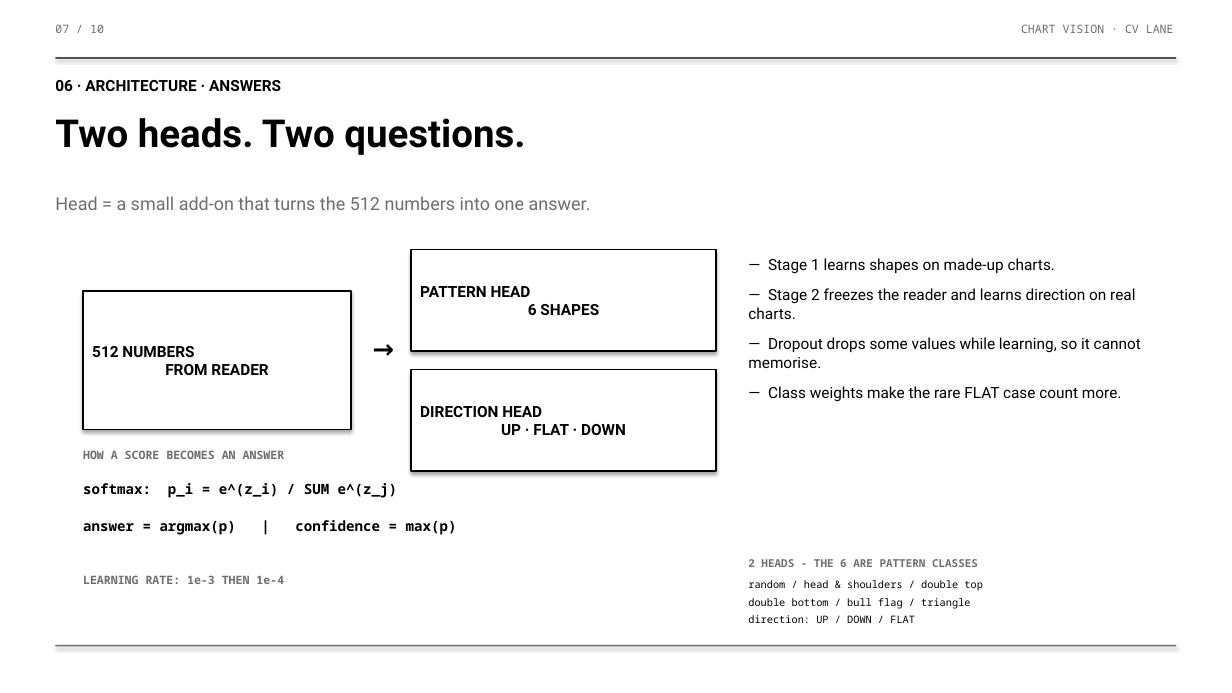
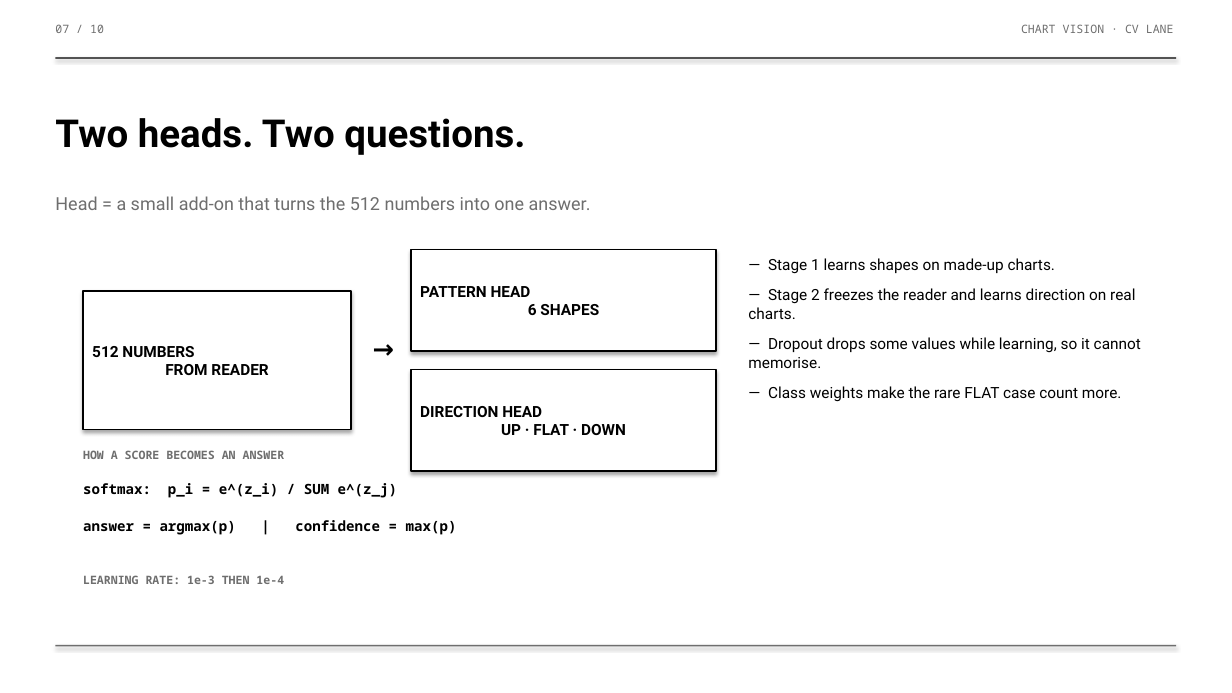
Before and after one commit to DharmilG/Stock-Direction-Predictor, a slide deck: slide 13 of CV/slides/Chart_Vision_Review.pptx (slide 7 before the commit). Drawn at 1232x693 pixels with LibreOffice and Linux fonts; fonts in the diff are those of the drawing. Boxes give left, top, right and bottom in pixels: in the first picture for what was removed or moved away, otherwise in the second. Text is boxed around its words. In the diff, an @@ line names an element or a change of style, - is before the commit and + after.

```diff
--- a/CV/slides/Chart_Vision_Review.pptx
+++ b/CV/slides/Chart_Vision_Review.pptx
@@ text removed at <box>55,80,281,91</box> @@
-06 · ARCHITECTURE · ANSWERS
@@ text removed at <box>748,559,978,567</box> @@
-2 HEADS - THE 6 ARE PATTERN CLASSES
@@ text removed at <box>748,580,982,591</box> @@
-random / head & shoulders / double top
@@ text removed at <box>748,598,970,609</box> @@
-double bottom / bull flag / triangle
@@ text removed at <box>748,615,915,623</box> @@
-direction: UP / DOWN / FLAT
```
Also in this commit, not shown: 13 other slides changed, 1 slide added, 1 slide removed, 1 other file.
